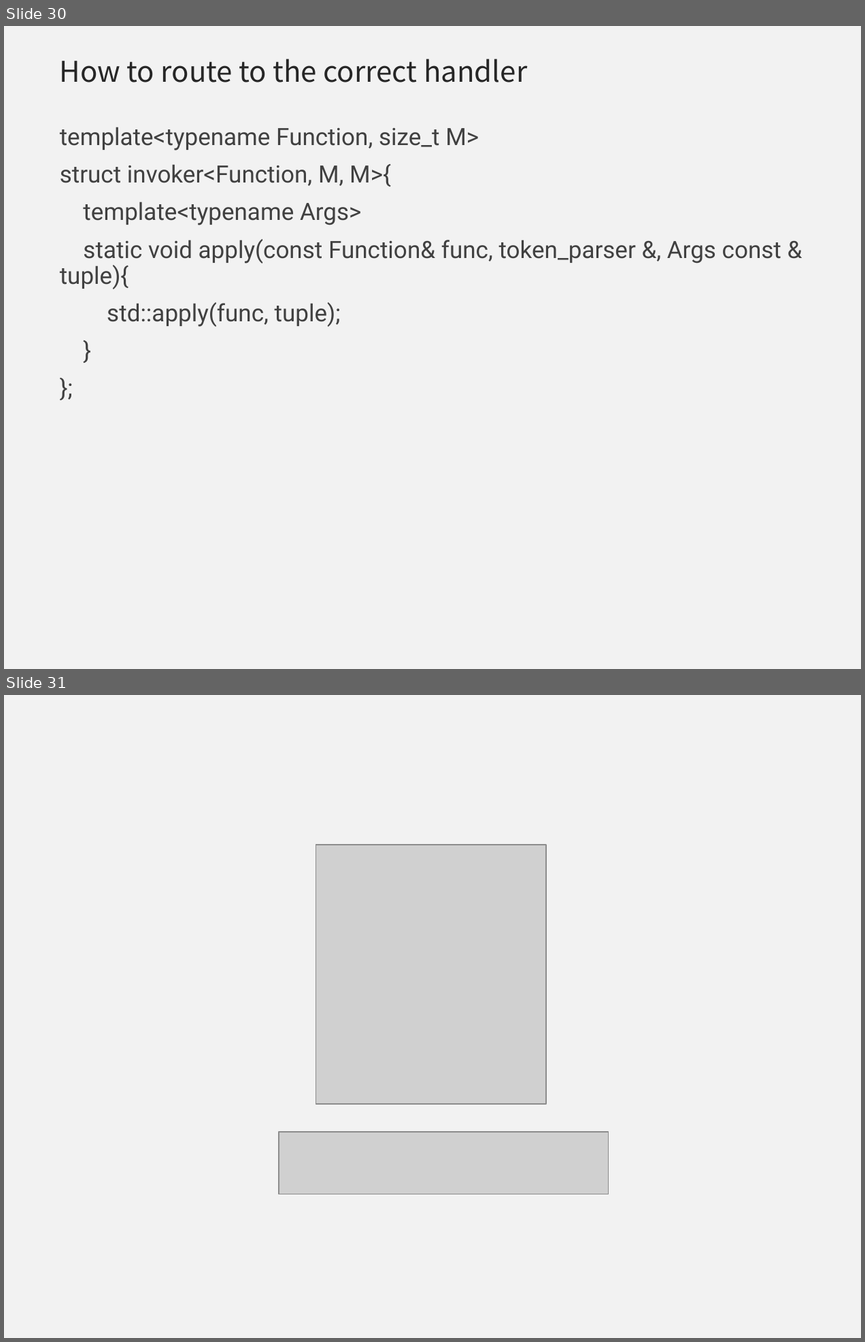
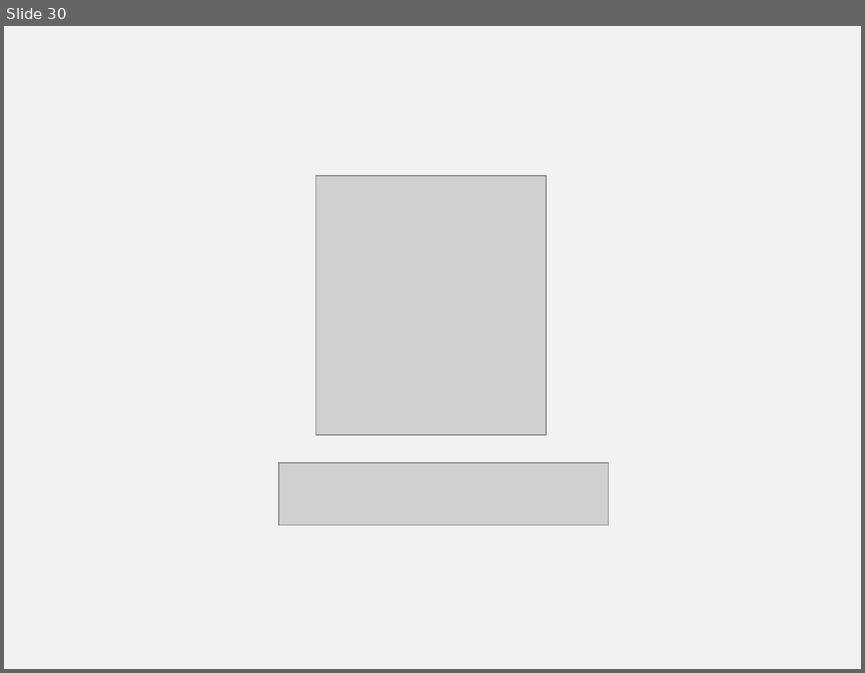
Before and after one commit to qicosmos/cppnow2017-ppt, a slide deck: An easy to use RPC framework implemented by c++11 and c++14 - shorter.pptx. Shown one above the other, each under a label of ours: slides 30 and 31 before the commit, slide 30 after it. The pictures are 865x1342 and 865x673 pixels, drawn with LibreOffice and Linux fonts; fonts in the diff are those of the drawing; grey boxes stand for pictures; background and template pictures are left out. Boxes give left, top, right and bottom in pixels: in the first picture for what was removed or moved away, otherwise in the second. Text is boxed around its words. In the diff, an @@ line names an element or a change of style, - is before the commit and + after.

Commit message:
update

```diff
--- a/An easy to use RPC framework implemented by c++11 and c++14 - shorter.pptx
+++ b/An easy to use RPC framework implemented by c++11 and c++14 - shorter.pptx
@@ slide 30 removed at <box>4,26,861,669</box>, background #F2F2F2 @@
@@ title removed at <box>60,59,527,82</box> @@
-How to route to the correct handler
@@ text removed at <box>60,127,781,327</box> @@
-template<typename Function, size_t M>
-struct invoker<Function, M, M>{
-template<typename Args>
-static void apply(const Function& func, token_parser &, Args const & tuple){
-std::apply(func, tuple);
-}
-};
@@ what was slide 31 is now slide 30 @@
```
